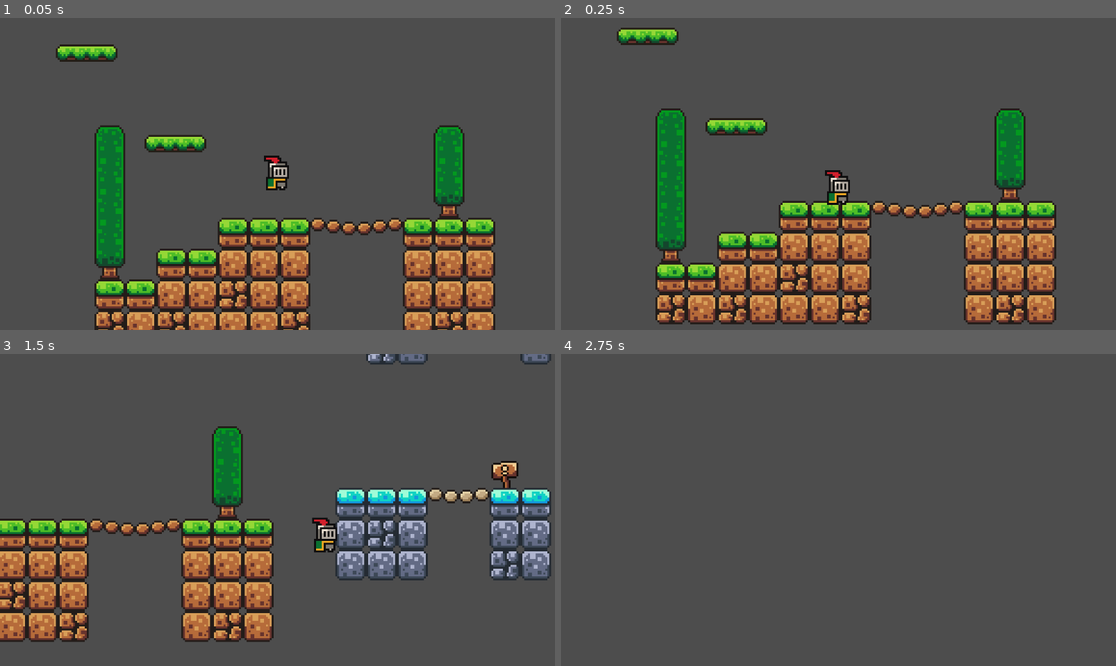
Above: before the commit, frames 1-4 (two rows, left to right).
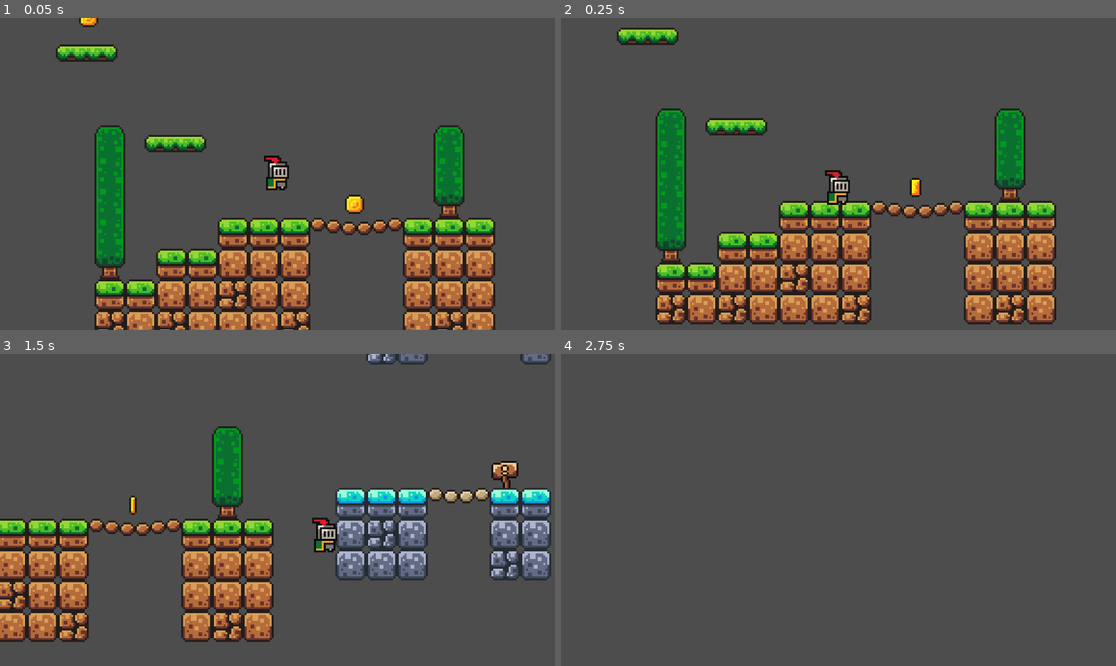
Above: after the commit, the same moments.

Repository: mateoastelarra/OliverDuck
Game: Godot game, scene res://Scenes/game.tscn
The game is run twice, just before and just after one commit, with the same random seed, the same clock (stepped at 60 frames per second) and the same inputs.
Inputs:
- Up to frame 1 (0.05 s): no input
- Up to frame 2 (0.25 s): no input
- Up to frame 3 (1.5 s): tap Enter (ui_accept) at 0.5, 0.77 s; hold Right (ui_right) from 0.53 s (still down)
- Up to frame 4 (2.75 s): tap Enter (ui_accept) at 1.52 s; release Right (ui_right) at 2.03 s; hold Left (ui_left) from 2.03 s (still down)

The runs differ from the first frame. In frame 1, 0.3% of the frame differs, in the area x 14-66%, y 0-63%; in frame 2, 0.1%; in frame 3, less than 0.1%; in frame 4, nothing differs.

Commit message:
Coin pickup

Diff:
--- /dev/null
+++ b/Scenes/Coin.tscn
@@ -0,0 +1,112 @@
+[gd_scene load_steps=17 format=3 uid="uid://cc4tcq52mqt75"]
+
+[ext_resource type="Texture2D" uid="uid://clktpfxti1wi6" path="res://Assets/sprites/coin.png" id="1_qg5wt"]
+[ext_resource type="Script" path="res://Scripts/Coin.gd" id="1_sgf7x"]
+
+[sub_resource type="AtlasTexture" id="AtlasTexture_ubsi0"]
+atlas = ExtResource("1_qg5wt")
+region = Rect2(0, 0, 16, 16)
+
+[sub_resource type="AtlasTexture" id="AtlasTexture_amnn5"]
+atlas = ExtResource("1_qg5wt")
+region = Rect2(16, 0, 16, 16)
+
+[sub_resource type="AtlasTexture" id="AtlasTexture_lp1sh"]
+atlas = ExtResource("1_qg5wt")
+region = Rect2(32, 0, 16, 16)
+
+[sub_resource type="AtlasTexture" id="AtlasTexture_cmoxg"]
+atlas = ExtResource("1_qg5wt")
+region = Rect2(48, 0, 16, 16)
+
+[sub_resource type="AtlasTexture" id="AtlasTexture_wux2d"]
+atlas = ExtResource("1_qg5wt")
+region = Rect2(64, 0, 16, 16)
+
+[sub_resource type="AtlasTexture" id="AtlasTexture_6maq1"]
+atlas = ExtResource("1_qg5wt")
+region = Rect2(80, 0, 16, 16)
+
+[sub_resource type="AtlasTexture" id="AtlasTexture_sf76h"]
+atlas = ExtResource("1_qg5wt")
+region = Rect2(96, 0, 16, 16)
+
+[sub_resource type="AtlasTexture" id="AtlasTexture_5f1nf"]
+atlas = ExtResource("1_qg5wt")
+region = Rect2(112, 0, 16, 16)
+
+[sub_resource type="AtlasTexture" id="AtlasTexture_152y1"]
+atlas = ExtResource("1_qg5wt")
+region = Rect2(128, 0, 16, 16)
+
+[sub_resource type="AtlasTexture" id="AtlasTexture_v7aao"]
+atlas = ExtResource("1_qg5wt")
+region = Rect2(144, 0, 16, 16)
+
+[sub_resource type="AtlasTexture" id="AtlasTexture_3c4us"]
+atlas = ExtResource("1_qg5wt")
+region = Rect2(160, 0, 16, 16)
+
+[sub_resource type="AtlasTexture" id="AtlasTexture_7lto4"]
+atlas = ExtResource("1_qg5wt")
+region = Rect2(176, 0, 16, 16)
+
+[sub_resource type="SpriteFrames" id="SpriteFrames_843tf"]
+animations = [{
+"frames": [{
+"duration": 1.0,
+"texture": SubResource("AtlasTexture_ubsi0")
+}, {
+"duration": 1.0,
+"texture": SubResource("AtlasTexture_amnn5")
+}, {
+"duration": 1.0,
+"texture": SubResource("AtlasTexture_lp1sh")
+}, {
+"duration": 1.0,
+"texture": SubResource("AtlasTexture_cmoxg")
+}, {
+"duration": 1.0,
+"texture": SubResource("AtlasTexture_wux2d")
+}, {
+"duration": 1.0,
+"texture": SubResource("AtlasTexture_6maq1")
+}, {
+"duration": 1.0,
+"texture": SubResource("AtlasTexture_sf76h")
+}, {
+"duration": 1.0,
+"texture": SubResource("AtlasTexture_5f1nf")
+}, {
+"duration": 1.0,
+"texture": SubResource("AtlasTexture_152y1")
+}, {
+"duration": 1.0,
+"texture": SubResource("AtlasTexture_v7aao")
+}, {
+"duration": 1.0,
+"texture": SubResource("AtlasTexture_3c4us")
+}, {
+"duration": 1.0,
+"texture": SubResource("AtlasTexture_7lto4")
+}],
+"loop": true,
+"name": &"default",
+"speed": 10.0
+}]
+
+[sub_resource type="CircleShape2D" id="CircleShape2D_g01xv"]
+radius = 6.0
+
+[node name="Coin" type="Area2D"]
+collision_mask = 2
+script = ExtResource("1_sgf7x")
+
+[node name="AnimatedSprite2D" type="AnimatedSprite2D" parent="."]
+sprite_frames = SubResource("SpriteFrames_843tf")
+autoplay = "default"
+
+[node name="CollisionShape2D" type="CollisionShape2D" parent="."]
+shape = SubResource("CircleShape2D_g01xv")
+
+[connection signal="body_entered" from="." to="." method="_on_body_entered"]
--- a/Scenes/game.tscn
+++ b/Scenes/game.tscn
@@ -1,8 +1,9 @@
-[gd_scene load_steps=9 format=3 uid="uid://de3ul6wkrag0p"]
+[gd_scene load_steps=10 format=3 uid="uid://de3ul6wkrag0p"]
 
 [ext_resource type="PackedScene" uid="uid://b8usw0nugvljn" path="res://Scenes/player.tscn" id="1_xv1o1"]
 [ext_resource type="Texture2D" uid="uid://curb3mrs2pv6o" path="res://Assets/sprites/world_tileset.png" id="2_3b8na"]
 [ext_resource type="PackedScene" uid="uid://b1dmcgw3t3y0x" path="res://Scenes/platform.tscn" id="3_rgu3y"]
+[ext_resource type="PackedScene" uid="uid://cc4tcq52mqt75" path="res://Scenes/Coin.tscn" id="4_m16pa"]
 
 [sub_resource type="TileSetAtlasSource" id="TileSetAtlasSource_nb7ly"]
 texture = ExtResource("2_3b8na")
@@ -478,3 +479,21 @@
 "": SubResource("AnimationLibrary_led8w")
 }
 autoplay = "Move"
+
+[node name="Coin" parent="." instance=ExtResource("4_m16pa")]
+position = Vector2(151, 89)
+
+[node name="Coin2" parent="." instance=ExtResource("4_m16pa")]
+position = Vector2(166, -56)
+
+[node name="Coin3" parent="." instance=ExtResource("4_m16pa")]
+position = Vector2(13, -8)
+
+[node name="Coin4" parent="." instance=ExtResource("4_m16pa")]
+position = Vector2(390, -25)
+
+[node name="Coin5" parent="." instance=ExtResource("4_m16pa")]
+position = Vector2(560, 5)
+
+[node name="Coin6" parent="." instance=ExtResource("4_m16pa")]
+position = Vector2(712, 23)
--- a/Scenes/player.tscn
+++ b/Scenes/player.tscn
@@ -44,6 +44,7 @@
 
 [node name="Player" type="CharacterBody2D"]
 z_index = 5
+collision_layer = 2
 script = ExtResource("1_g73xu")
 
 [node name="AnimatedSprite2D" type="AnimatedSprite2D" parent="."]
--- /dev/null
+++ b/Scripts/Coin.gd
@@ -0,0 +1,6 @@
+extends Area2D
+
+
+func _on_body_entered(body):
+	print("+1 coin.")
+	queue_free()
